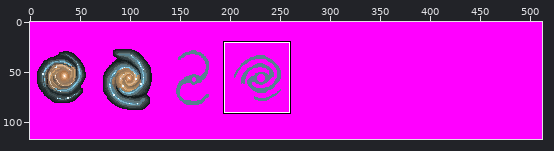
Sprite sheet, stored at sandbox/sprites/concept_art/galaxies.png. The first picture is a wide view before the edit; the outline marks the close-up.
Close-up. Earlier state:
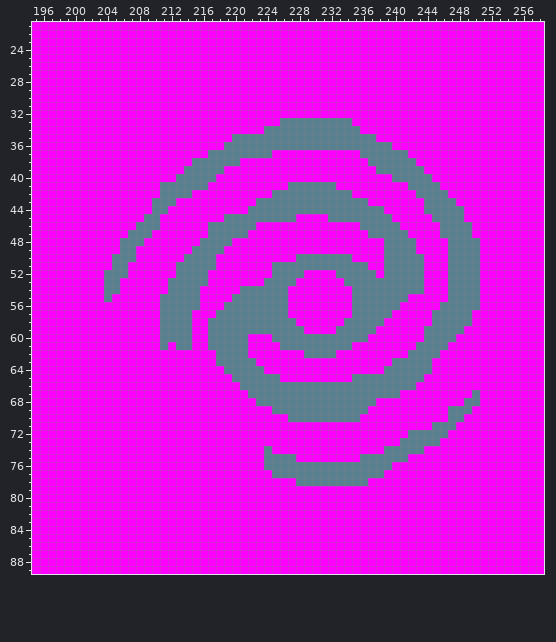
The file is 512x117 pixels. Colours within 5 levels of each other are drawn and written as one. Shown: x 195..258, y 21..89. The commit also changed other parts of the picture, which this record leaves out.
Once edited:
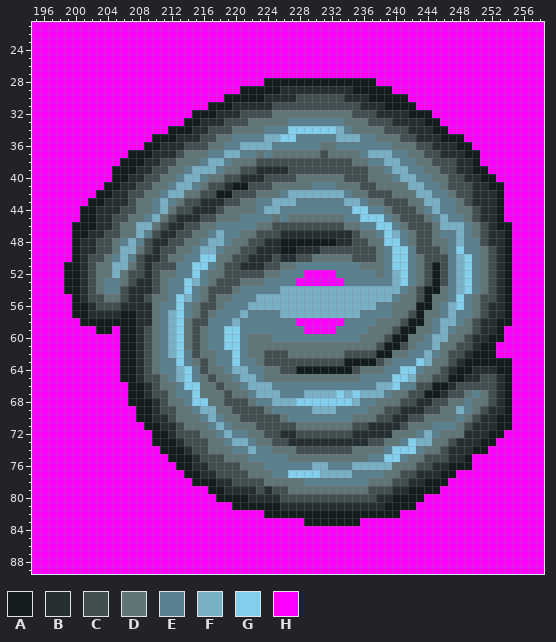
Palette (. is transparent): A #141d1e  B #252e30  C #414f51  D #5f7578  E #59808f  F #78b0c6  G #82ceec  H #ff00ff
Diff:
Changed rows in their new state; - is an unchanged pixel.
first column x 199:
28 -------------------------AAAAAAAAAAAAAA-----------------
29 ----------------------AAAAABBBBBBBBBAAAAA---------------
30 --------------------AAAAABBBBCCCCCCBBBAAAAA-------------
31 ------------------AAABBBBBCCCCCCCCCCCBBBAAAA------------
32 ----------------AAABBBCCCCDDDDDDDDDDCCCBBBBAAA----------
33 ---------------AABBBCCCDDDDD-------DDDCCCBBBBAA---------
34 -------------AAABBCCCDDDD---GGGGGGF-DDDDCCCBBBAA--------
35 -----------AAABBBCCDD----FFGG-----FFF--DDDCCBBBAAA------
36 ----------AABBBCCCDD--FFFF------DD-------DDDCCBBBAA-----
37 --------AAABBBCDDD--FF--D-DDDDDDCDDDD-FFF--DDCCBBBAA----
38 -------AAABBCCDDD-FF-DDDCCCCCCCCCCCCDD--FF--DDCCCBBA----
39 ------AAABBCCDD-FFF-DDCCBBBBCCCCCCCCCCDD-FF--DDCCBBAA---
40 ------AABBCCDD-FF-DDCCBBBCCCCDDDDDDCCCDDD-FF--DDCCBBAA--
41 -----AABBCCDD-FF-DCCBAACCCDDDDD---DDDCCDDDDFF--DCCCBBAA-
42 ----AABBCCDD-FFDDCCAACCCDDD-FFFFFFF-DDCCCDDDFF--DCCBBBA-
43 ---AABBBCDD-F-DCCBBBCCDD--FFF------FF-DDCCCDDFF--DCBBBA-
44 --AABBBCCDD-FDCCBBBCDDDD-FF---------GG--DCCCD-F--DDCBBA-
45 --AABBCCDD-FDCBBBCCDDD----D-DDDDDDD--GGG-DCCCD-F--DCBBA-
46 -AAABBCDDFFDCBBCCDD-----DDCCCCCCCCCDD--GG-DCCCDFFF-DCBAA
47 -AABBCCDDF-CBBCCDD-F--DDCCCBBBBBBBBBCDD-GF-DCCD--F-DCBBA
48 -ABBCCD-F-CBBCCDD-FF-DDCCBBAAAAAAABBCCDDGG-DCCDD-F--CBBA
49 -ABBCCDFFDCBCCDD-FF-DDCCBBBAABBBCCCCCCCD-GG-CCCD-G--DCBA
50 -ABCCD-F-CBBCDD--GGDDCCBBBCBBCCDDDDDCCCD-GG-DCCC-FG-DCBA
51 AABCDDFFDCBCCC--GG-DCCBBBCCDD--------DDD-GG-DCAC-FG-DCBA
52 AABCDDFDCCBCDD--G-DDCCCCCDD------------D-FG-DCAC-FG-DCBA
53 AABCD--DCBBCD--GF-DCCCDDD----------------FG-DCAC-FG-DCBA
54 AABCD--CBBBCD--G-DCCCD-----FFFFFFFFFFFFFFF-DCAAD-FG-DCBA
55 -ABCCDDCBBCDD-GF-DCDD---FFFFFFFFFFFFFFFFF-DDCADD-G-DCCBA
56 -AABCCCBBBBD--G-DCCD---FFFFFFFFFFFFFFFF--DDDAAD-FG-DCBBA
57 -AABBBBAABBD-FG-DCD---F----FFFFFFFFFF----DDCADD-F--DCBBA
58 --AAAAAAABBD-FGDCC---F-----------------DDDCAAD-FF-DCBBAA
59 ----AA-AABCD-FGDCD--GG----------------DDDCAADD-F-DDCBBA-
60 -------AABCD-FGDCD--GG-DDD-----------DDDCAADD-FFDDCBBAA-
61 -------AABCD-FGDCD--GG-DDDDDDDDDDDDDDDDCAACD--FDDCCBAA--
62 -------AABCDEFGECDD--G-DDCCCDDDDDDDCCCCAADD--F-DCCBAAA--
63 -------AABCDEEGEDCD--G--DCCCCCCCCCCAAAACD---GFDDCBAAAAAA
64 -------AABCDEEFGECDD-FF--DDCCAAAAAAACDDD--GG-DDCBAABBBAA
65 -------AABCCDEFGEDCDD-FF-DDDDDDDDDDDD----GGFDDCCAABBCCBA
66 --------AABCDDEGGDDCDD-FFF-------------FFG--CCAABCCCCCBA
67 --------AABCCDEEGDDDCDD-FFF---FFFFGFGFFF-DDCCAABCCD-DCBA
68 --------AAABCDDEGGDDCCCD--FFFGGGGGGGF--DDDCCBBCCDD-DDCBA
69 ---------AABCCDDEFFDDCCCCD-----FFF----DDCCBBBCCDDF-DCBBA
70 ---------AABBCDDDEFEDDCCCCCD--------DDDCCBBCCDDDD-DCBBAA
71 ----------AABBCDDDEFEDDDCCCCCDDDDDDDCCBBBBCDDD---DCBBBAA
72 -----------AABCCCDDEFEEDDCCBBCCCCCCCBBBBBDDD-F-DDDBBBAA-
73 -----------AAABCCCDDEFFEDDCCBBBBBBBBBBCCDD-GFFDDCBBBAA--
74 ------------AAABCCDDDEEFE-DDDCCCCCCCDDDD-GGG-DDCBBBAA---
75 -------------AAABCCCDDDEE---DDDDDDDDDD--GG-DDCCCBBA-----
76 --------------AABBCCCCDDD------FF---FFFFFDDDCCBBAAA-----
77 ---------------AABBCCCCDDD--GGGGFFFF----DDCCBBBAA-------
78 ----------------AAABBCCCCDDDDD--------DDDCCBBAAA--------
79 ------------------AABBBBCBCCDDDDDDDDDDCCCBBAAAA---------
80 -------------------AAAABBBBCCCCCCCCCCCCBBAAAA-----------
81 ---------------------AAAAAABBBBBBBBBBBBBAAAA------------
82 -------------------------AAAAAAAAAAAAAAAAA--------------
83 ------------------------------AAAAAAA-------------------
Boxes around the changes in both close-ups, in picture pixels (x1, y1, x2, y2):
changed: (64, 78, 512, 526)
